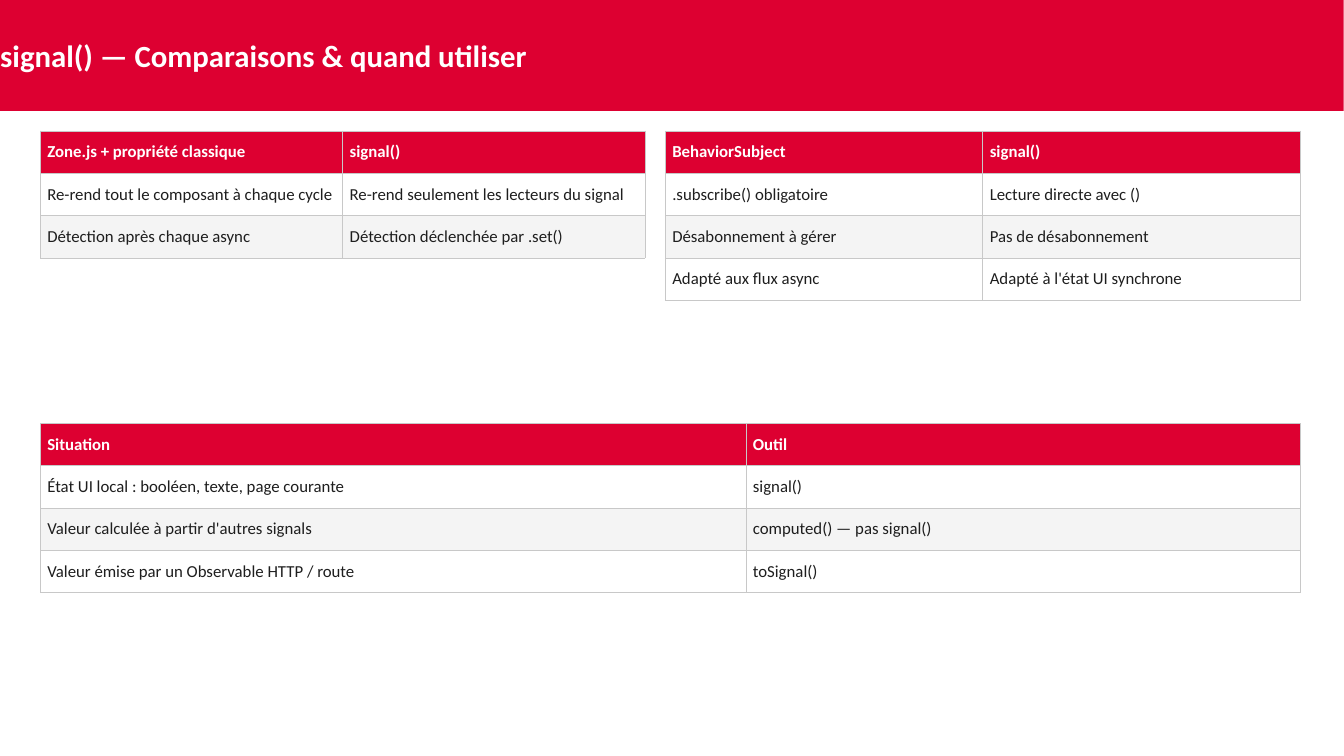
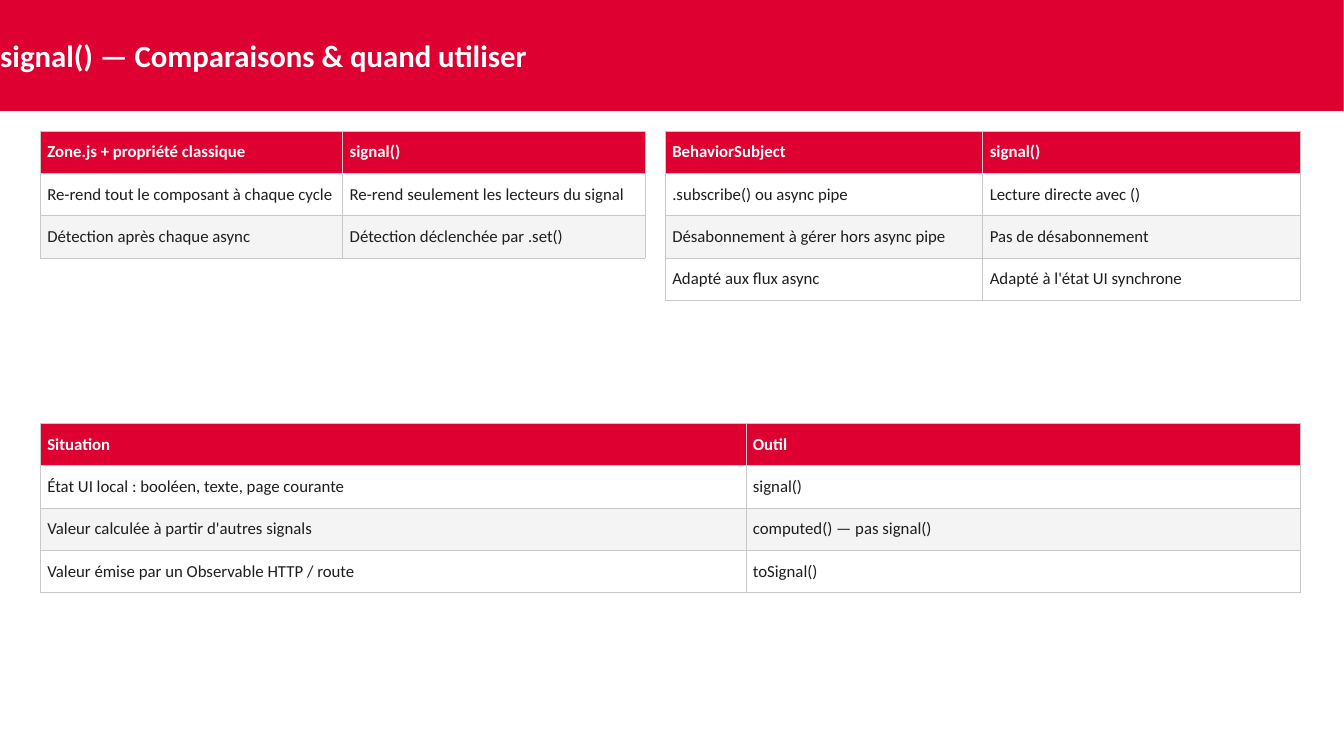
Before and after one commit to AchrafSlaoui/dojo-angular, a slide deck: slide 10 of docs/dojo-signals.pptx (slide 9 before the commit). Drawn at 1344x756 pixels with LibreOffice and Linux fonts; fonts in the diff are those of the drawing. Boxes give left, top, right and bottom in pixels: in the first picture for what was removed or moved away, otherwise in the second. Text is boxed around its words. In the diff, an @@ line names an element or a change of style, - is before the commit and + after.

```diff
--- a/docs/dojo-signals.pptx
+++ b/docs/dojo-signals.pptx
@@ table at box(665, 131, 1301, 291) @@
-row 2, column 1: .subscribe() obligatoire
+row 2, column 1: .subscribe() ou async pipe
-row 3, column 1: Désabonnement à gérer
+row 3, column 1: Désabonnement à gérer hors async pipe
```
Also in this commit, not shown: 3 other slides changed, 1 slide added, 2 other files.
